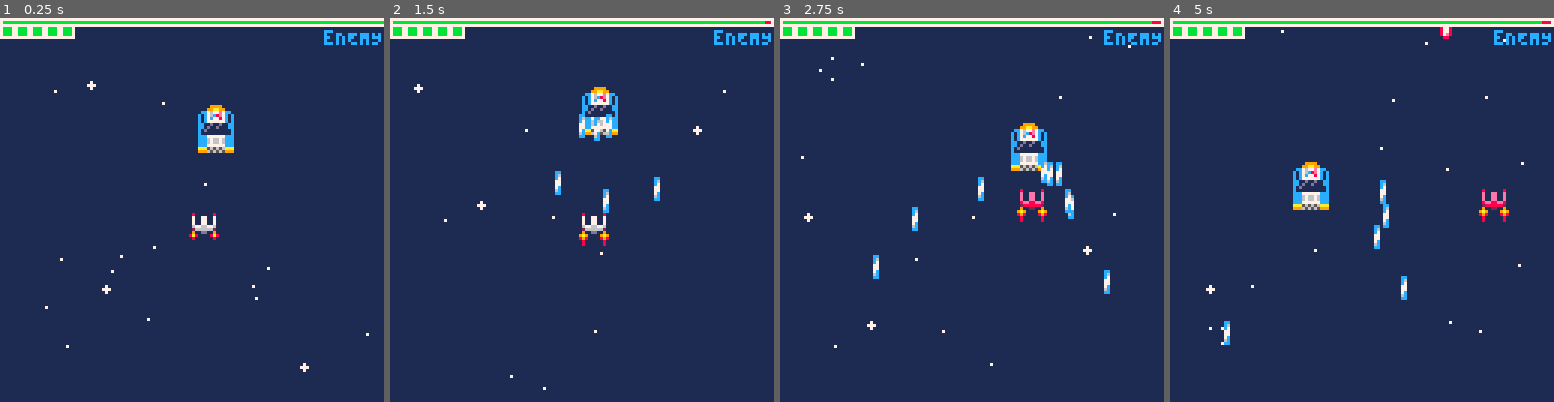
Above: before the commit, frames 1-4 (left to right).
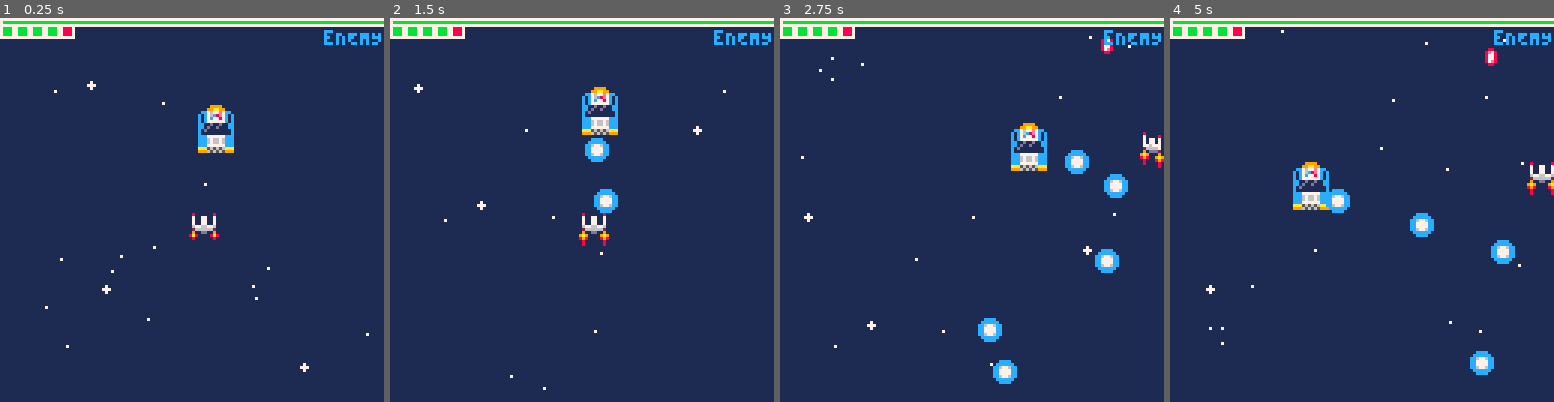
Above: after the commit, the same moments.

Repository: QuentinWidlocher/YogcastJam2020
Game: PICO-8 cartridge game.p8
The game is run twice, just before and just after one commit, with the same random seed, the same clock (stepped at 60 frames per second) and the same inputs.
Inputs:
- Up to frame 1 (0.25 s): no input
- Up to frame 2 (1.5 s): tap X (X key) at 0.33, 1.07 s; tap O (Z key) at 0.7 s
- Up to frame 3 (2.75 s): hold Right 1.6-2.1 s; tap O (Z key) at 1.7, 2.1, 2.5 s; tap X (X key) at 1.85 s; hold Up 2.15-2.42 s; hold Right from 2.47 s (still down)
- Up to frame 4 (5 s): tap O (Z key) every 0.4 s from 2.9 to 4.9 s; tap X (X key) at 2.97, 4.08 s; release Right at 3.03 s; hold Left 3.08-3.58 s; hold Down 3.63-3.97 s; hold Right 4.02-4.68 s; hold Up from 4.73 s (still down)

The runs differ from the first frame. In frame 1, less than 0.1% of the frame differs, in the area x 16-19%, y 2-5%; in frame 2, 1.1%; in frame 3, 3.1%, in the area x 16-100%, y 0-96%; in frame 4, 2.6%.

Commit message:
Initial support for enemy phases

Diff:
--- a/src/helpers.lua
+++ b/src/helpers.lua
@@ -261,3 +261,15 @@
 
 function inc(x, v) return x + v end
 function invert(x) return -x end
+
+function lerp(a, b, t, speed)
+    local poop = a + t * speed * (b - a)
+    --Gotta make sure the poop isn't too big
+    if a < b then
+        if poop >= b then return b
+        else return poop end
+    else
+        if poop <= b then return b
+        else return poop end
+    end
+end
--- a/src/init/enemies.init.lua
+++ b/src/init/enemies.init.lua
@@ -9,8 +9,14 @@
         h = fromOct(2),
         x = SCREEN_SIZE / 2,
         y = SCREEN_SIZE / 4,
-        shootingType = shallowCopy(TrishotShootingType)
+        phases = {
+            {shootingType = DefaultShootingType, bulletCooldown = 10, bulletSpeed = 2, hpMax = 70},
+            {shootingType = DefaultShootingType, bulletCooldown = 5, bulletSpeed = 5, hpMax = 50},
+            {shootingType = HomingShootingType, bulletCooldown = 10, bulletSpeed = 2, hpMax = 30},
+            {shootingType = TrishotShootingType, bulletCooldown = 3, bulletSpeed = 4, hpMax = 70},
+        }
     })
+    enemy:init()
 
     add(enemies, enemy)
 
--- a/src/models/basic-enemy.model.lua
+++ b/src/models/basic-enemy.model.lua
@@ -14,8 +14,9 @@
     hurtCooldown = { value = 0, max = 5 },
     shootingType = shallowCopy(DefaultShootingType),
     movingType = shallowCopy(DefaultEnemyMovingType),
-    phase = 5,
+    phase = 1,
     __type = "BasicEnemy",
+    phases = {}
 })
 
 function BasicEnemy:update()
@@ -26,6 +27,15 @@
 end
 
 function BasicEnemy:init()
+    self.phase = #self.phases
+    self:initPhase(#self.phases - self.phase + 1)
+end
+
+function BasicEnemy:initPhase(phase)
+    self.shootingType = self.phases[phase].shootingType
+    self.shootingType.cooldown.max = self.phases[phase].bulletCooldown
+    self.shootingType.speed = self.phases[phase].bulletSpeed
+    self.hp.max = self.phases[phase].hpMax
 end
 
 function BasicEnemy:shoot()
@@ -61,8 +71,10 @@
 
     if self.hp.value <= 0 then
         self.phase = self.phase - 1
+        self:initPhase(#self.phases - self.phase + 1)
         self.hp.value = self.hp.max
         shake = 1.5
+        bulletTimeout = 60
     end
 end
 
--- a/src/models/moving-types/grid-player.model.lua
+++ b/src/models/moving-types/grid-player.model.lua
@@ -1,14 +1,37 @@
 GridPlayerMovingType = shallowCopy(MovingType)
 
-playerGridx = 8
-playerGridy = 8
+gridLerpTimer = 0
 
 function GridPlayerMovingType:move(player)
-    if btnp(GAMEPAD.UP) then playerGridy -= 1 end
-    if btnp(GAMEPAD.DOWN) then playerGridy += 1 end
-    if btnp(GAMEPAD.LEFT) then playerGridx -= 1 end
-    if btnp(GAMEPAD.RIGHT) then playerGridx += 1 end
+    if btnp(GAMEPAD.UP) then
+        player.gridy -= 1
+        gridLerpTimer = 0
+        player.origx = player.x
+        player.origy = player.y
+    end
+    if btnp(GAMEPAD.DOWN) then
+        player.gridy += 1
+        gridLerpTimer = 0
+        player.origx = player.x
+        player.origy = player.y
+    end
+    if btnp(GAMEPAD.LEFT) then
+        player.gridx -= 1
+        gridLerpTimer = 0
+        player.origx = player.x
+        player.origy = player.y
+    end
+    if btnp(GAMEPAD.RIGHT) then
+        player.gridx += 1
+        gridLerpTimer = 0
+        player.origx = player.x
+        player.origy = player.y
+    end
 
-    player.x = playerGridx * fromOct(1)
-    player.y = playerGridy * fromOct(1)
+    player.gridx = clamp(player.gridx, 0, (SCREEN_SIZE - player.w) / 8)
+    player.gridy = clamp(player.gridy, 0, (SCREEN_SIZE - player.h) / 8)
+
+    player.x = lerp(player.origx, player.gridx * fromOct(1), gridLerpTimer, 0.4)
+    player.y = lerp(player.origy, player.gridy * fromOct(1), gridLerpTimer, 0.4)
+    gridLerpTimer += 1
 end
--- a/src/models/player.model.lua
+++ b/src/models/player.model.lua
@@ -20,6 +20,11 @@
     vx = 0,
     vy = 0,
 
+    gridx = 8,
+    gridy = 8,
+    origx = fromOct(8),
+    origy = fromOct(8),
+
     hp = { value = 100, max = 100 }, -- can be damaged when value == max
     hurtCooldown = { value = 20, max = 20 },
 
@@ -27,7 +32,7 @@
     shootingCooldown = { value = 0, max = 4 }, -- can shoot when value == max
     shootingType = DefaultShootingType,
 
-    movingType = GridPlayerMovingType,
+    movingType = DefaultPlayerMovingType,
 
     flameCounter = 0,
     flameSprite = SPRITES.FLAMES.OFF,
--- a/src/update/bullets.update.lua
+++ b/src/update/bullets.update.lua
@@ -25,4 +25,17 @@
 
     local function deleteBullet(i) deli(bulletPool, i) end
     foreach(bulletsToDelete, deleteBullet)
+
+    bulletClearIfTimeout()
 end
+
+bulletTimeout = 0
+
+function bulletClearIfTimeout()
+    if bulletTimeout > 0 then
+        for k in pairs(bulletPool) do
+            bulletPool[k] = nil
+        end
+    end
+    bulletTimeout -= 1
+end
